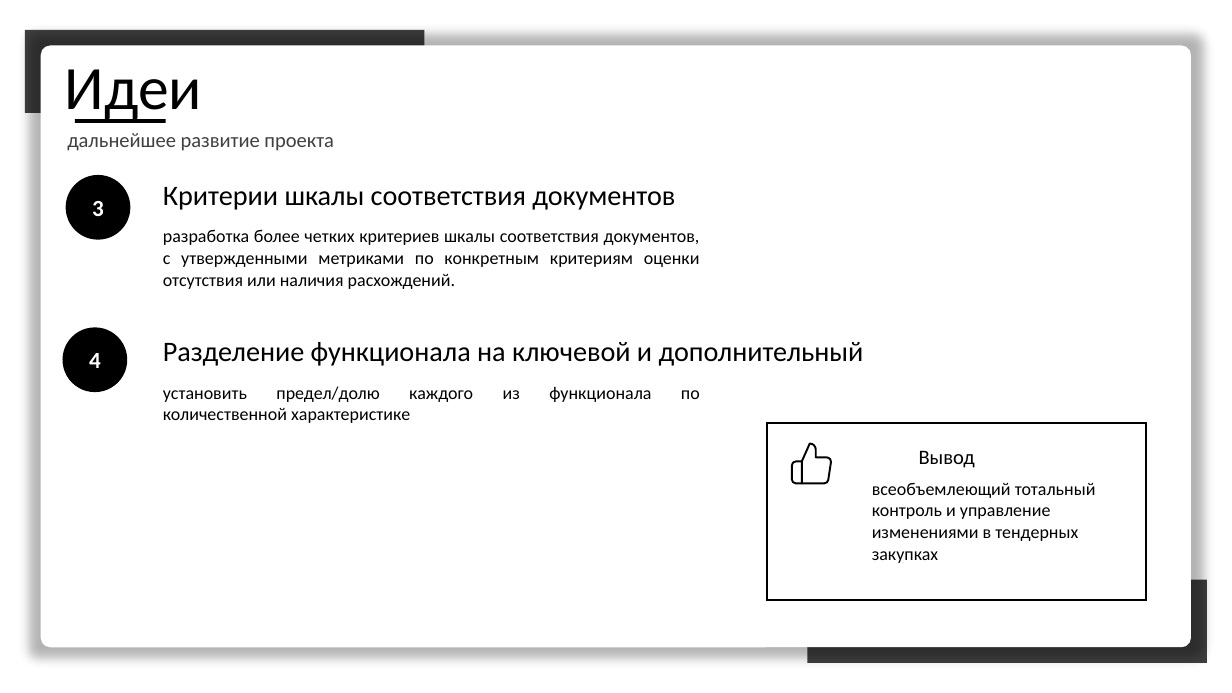
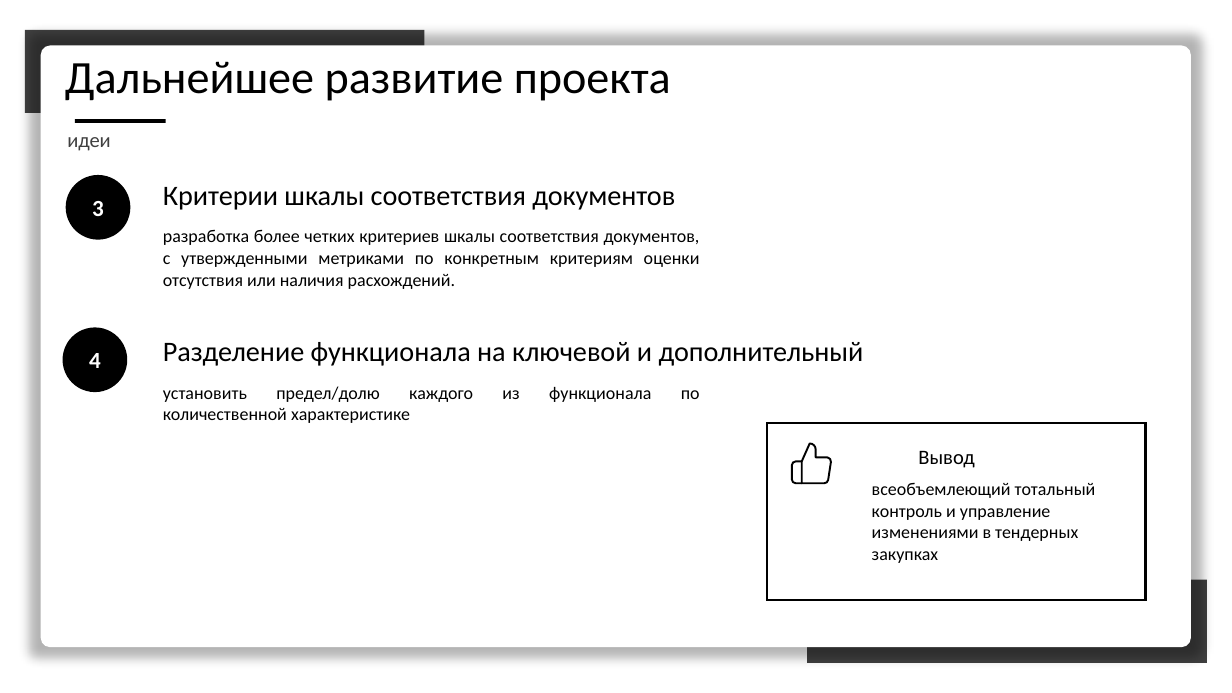
Before and after one commit to RuslanLat/atom, a slide deck: slide 14 of presentation.pptx (slide 17 before the commit). Drawn at 1232x693 pixels with LibreOffice and Linux fonts; fonts in the diff are those of the drawing. Boxes give left, top, right and bottom in pixels: in the first picture for what was removed or moved away, otherwise in the second. Text is boxed around its words. In the diff, an @@ line names an element or a change of style, - is before the commit and + after.

Commit message:
update presentation

```diff
--- a/presentation.pptx
+++ b/presentation.pptx
@@ text at box(65, 61, 671, 101): text changed; size 16 to 36 pt; text colour #404040 to #000000 @@
-дальнейшее развитие проекта
+Дальнейшее развитие проекта
@@ text at box(67, 137, 111, 151): text changed; size 48 to 16 pt; text colour #000000 to #404040 @@
-Идеи
+идеи
```
Also in this commit, not shown: 4 other slides changed, 1 slide added, 3 slides removed, 1 other file.
